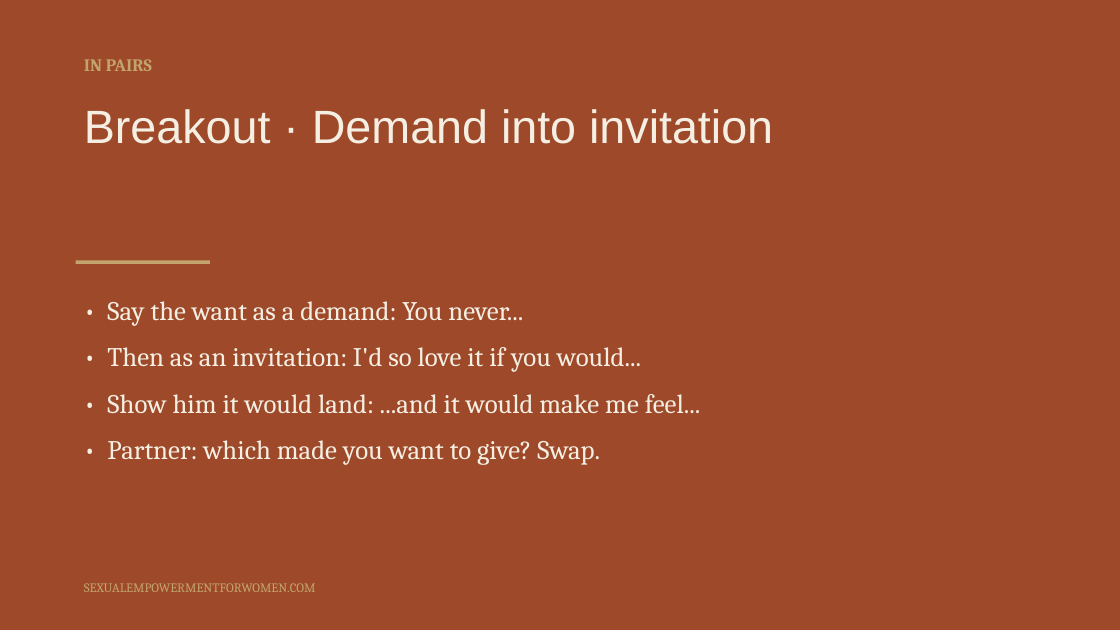
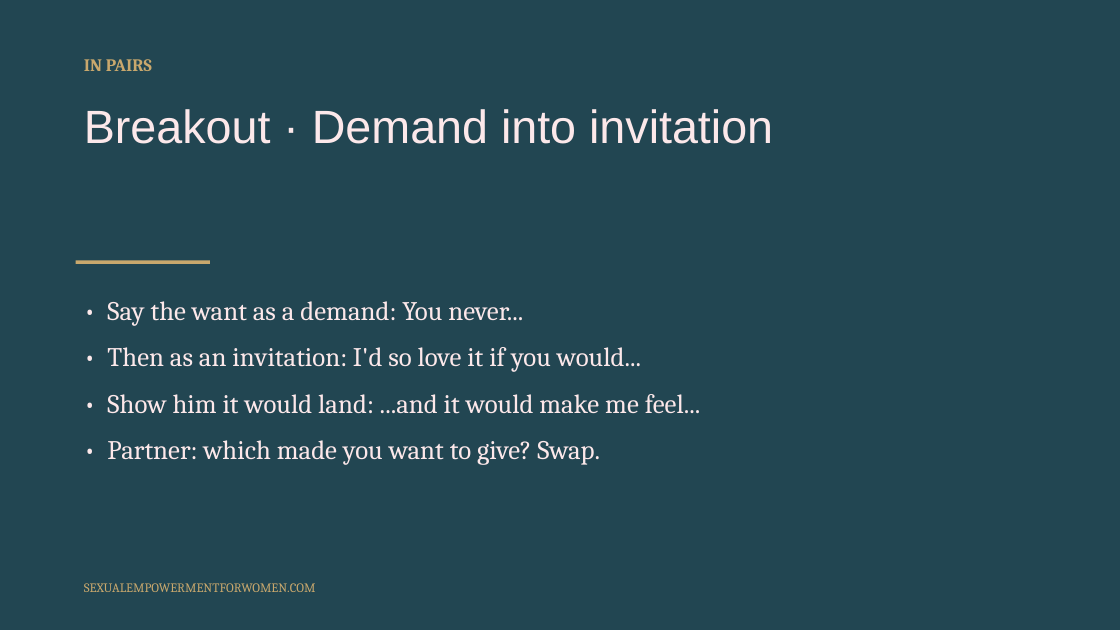
Before and after one commit to tarisha-starr/GitHub-folder, a slide deck: slide 15 of content/sessions/slides/Session-2-Speaking-It-So-Youre-Heard.pptx. Drawn at 1120x630 pixels with LibreOffice and Linux fonts; fonts in the diff are those of the drawing. Boxes give left, top, right and bottom in pixels: in the first picture for what was removed or moved away, otherwise in the second. Text is boxed around its words. In the diff, an @@ line names an element or a change of style, - is before the commit and + after.

```diff
--- a/content/sessions/slides/Session-2-Speaking-It-So-Youre-Heard.pptx
+++ b/content/sessions/slides/Session-2-Speaking-It-So-Youre-Heard.pptx
@@ background #9E4A2A to #224652 @@
@@ text "IN PAIRS" at [84, 59, 152, 71]: text colour #C2A46D to #C9A86D @@
@@ text "Breakout · Demand into invitation" at [84, 109, 773, 144]: text colour #F5EFE3 to #FCE8EA @@
@@ rectangle at [76, 260, 210, 264]: fill #C2A46D to #C9A86D @@
@@ text "• Say the want as ..." at [107, 301, 701, 465]: text colour #F5EFE3 to #FCE8EA @@
@@ text "SEXUALEMPOWERMENTFORWOMEN.COM" at [84, 583, 316, 592]: text colour #C2A46D to #C9A86D @@
```
Also in this commit, not shown: 16 other slides changed, 9 other files.
